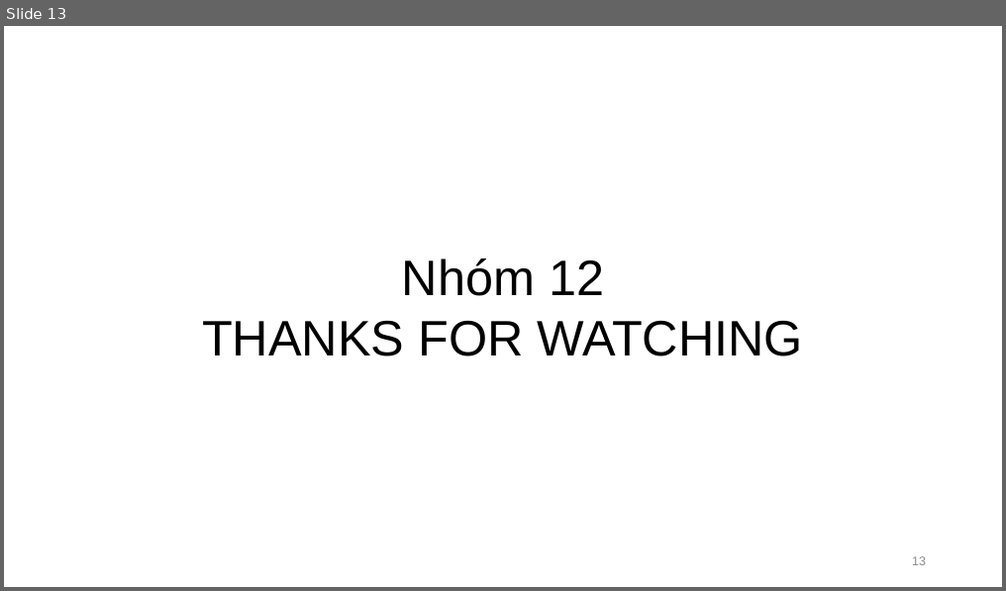
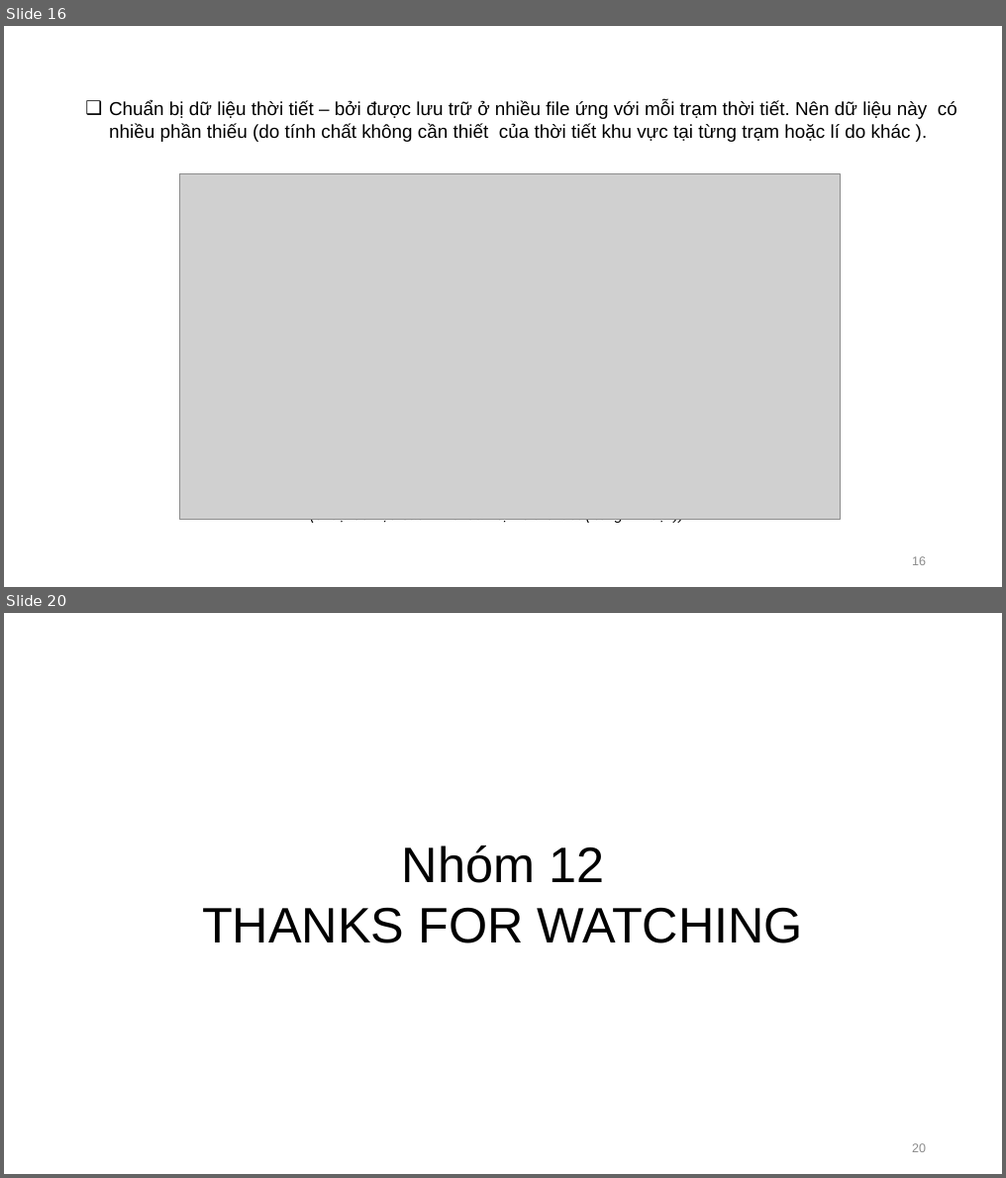
Before and after one commit to pdthuc/Project-Applied_Data_Science, a slide deck: Presentation/GIỚI THIỆU ĐỀ TÀI.pptx. Shown one above the other, each under a label of ours: slide 13 before the commit, slides 16 and 20 after it; the slides between them are not shown. The pictures are 1006x591 and 1006x1178 pixels, drawn with LibreOffice and Linux fonts; fonts in the diff are those of the drawing; grey boxes stand for pictures. Boxes give left, top, right and bottom in pixels: in the first picture for what was removed or moved away, otherwise in the second. Text is boxed around its words. In the diff, an @@ line names an element or a change of style, - is before the commit and + after.

```diff
--- a/Presentation/GIỚI THIỆU ĐỀ TÀI.pptx
+++ b/Presentation/GIỚI THIỆU ĐỀ TÀI.pptx
@@ slide 16 added at (4, 26, 1002, 587), background #FFFFFF @@
@@ text added at (109, 101, 957, 523), 18 pt, text #000000 @@
+❑ Chuẩn bị dữ liệu thời tiết – bởi được lưu trữ ở nhiều file ứng với mỗi trạm thời tiết. Nên dữ liệu này có nhiều phần thiếu (do tính chất không cần thiết của thời tiết khu vực tại từng trạm hoặc lí do khác ).
+(8 loại dữ liệu sau khi chuẩn bị file thời tiết ( tổng 17 loại ))
@@ picture added at (179, 174, 841, 519) @@
@@ page number added at (912, 557, 926, 566), 12 pt, text #8C8C8C @@
+16
@@ what was slide 13 is now slide 20 @@
@@ page number at (912, 1144, 926, 1153): text changed @@
-13
+20
```
Also in this commit, not shown: 5 slides changed, 7 other slides added, 1 slide removed.
